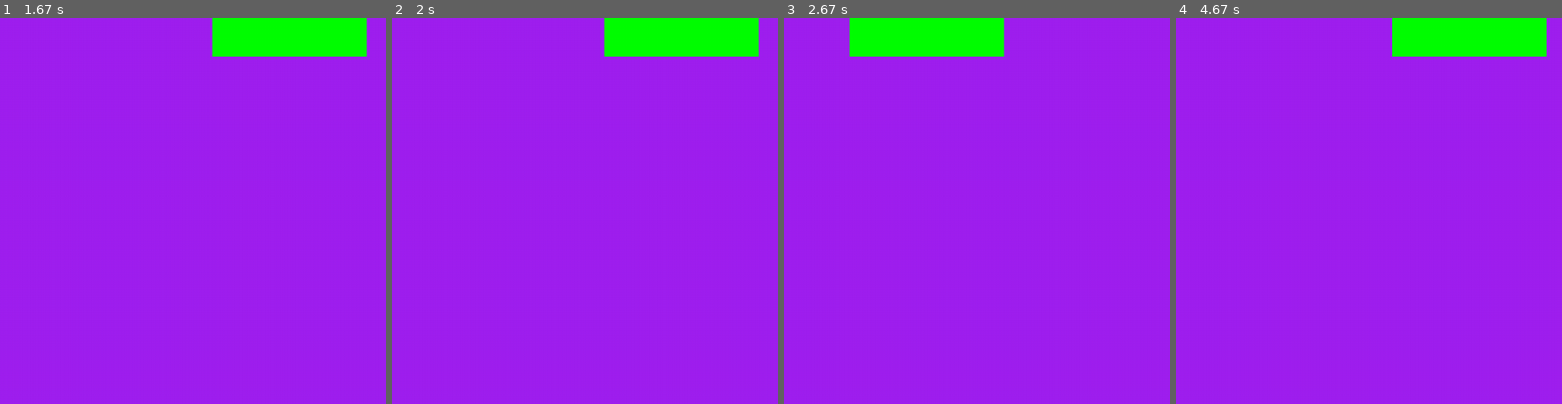
Above: before the commit, frames 1-4 (left to right).
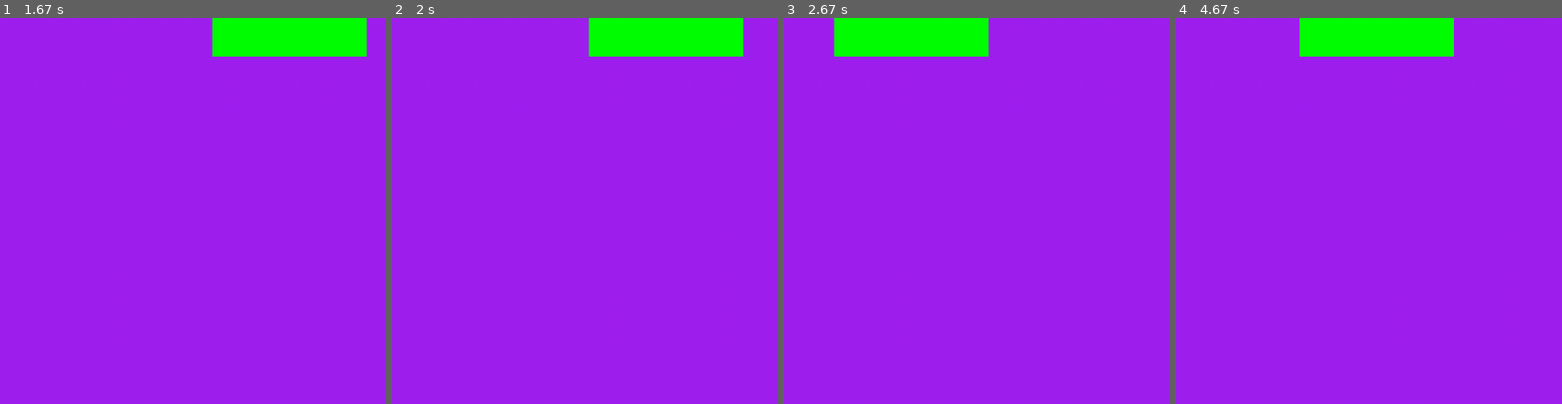
Above: after the commit, the same moments.

Repository: coolant9/computer_program
Game: pygame game, started from pygame/lesson2.py
Same seed, same stepped clock (60 frames per second), same inputs: the game is played once before the commit and once after it.
Inputs:
- Up to frame 1 (1.67 s): hold J 0.33-0.8 s; hold D 0.33-0.8 s; hold D 0.83-1.3 s; tap J at 0.9, 1.2, 1.4 s; hold D from 1.33 s (still down)
- Up to frame 2 (2 s): tap J at 1.7, 1.9 s; release D at 1.8 s; hold A from 1.83 s (still down)
- Up to frame 3 (2.67 s): tap J at 2.2, 2.47 s; release A at 2.37 s; hold A from 2.4 s (still down)
- Up to frame 4 (4.67 s): tap J at 2.77, 2.9, 3.2, 3.57, 3.87, 4.23, 4.53 s; release A at 2.8 s; hold L 2.83-3.47 s; hold D 2.83-3.47 s; hold D 3.5-4.13 s; hold A 4.17-4.63 s
The pictures show only the part of the screen within x 50-100%, y 0-50%; the shares and areas given below are measured in that part.

Frame 1 is identical in both runs. In frame 2, 0.8% of the frame differs, in the area x 50-96%, y 0-10%; in frame 3, 0.8%; in frame 4, 4.8%, in the area x 32-96%, y 0-10%.

Commit message:
stops things from going past sides

Diff:
--- a/pygame/lesson2.py
+++ b/pygame/lesson2.py
@@ -22,8 +22,8 @@
     # poll for events
     # pygame.QUIT event means the user clicked X to close your window
     for event in pygame.event.get():
-        if event.type == pygame.QUIT:
-            running = False
+            if event.type == pygame.QUIT:
+                running = False
 
     # fill the screen with a color to wipe away anything from last frame
     screen.fill("purple")
@@ -52,6 +52,12 @@
             dx=1
         else:
             dx = -1
+    if ball_pos.x == 40:
+        dx = 1
+    if ball_pos.x == 960:
+        dx = -1
+
+
 
 
 
@@ -61,14 +67,15 @@
 
     keys = pygame.key.get_pressed()
 
-    if keys[pygame.K_a]:
+    if keys[pygame.K_a] and rectangle1.x > 0:
         rectangle1_left -= 300 * dt
-    if keys[pygame.K_d]:
+    if keys[pygame.K_d] and rectangle1.x < 1000-rectangle1.width:
         rectangle1_left += 300 * dt
-    if keys[pygame.K_j]:
+    if keys[pygame.K_j] and rectangle2.x > 0:
         rectangle2_left -= 300 * dt
-    if keys[pygame.K_l]:
+    if keys[pygame.K_l] and rectangle2.x < 1000-rectangle2.width:
         rectangle2_left += 300 * dt
+
 
 
     # flip() the display to put your work on screen
